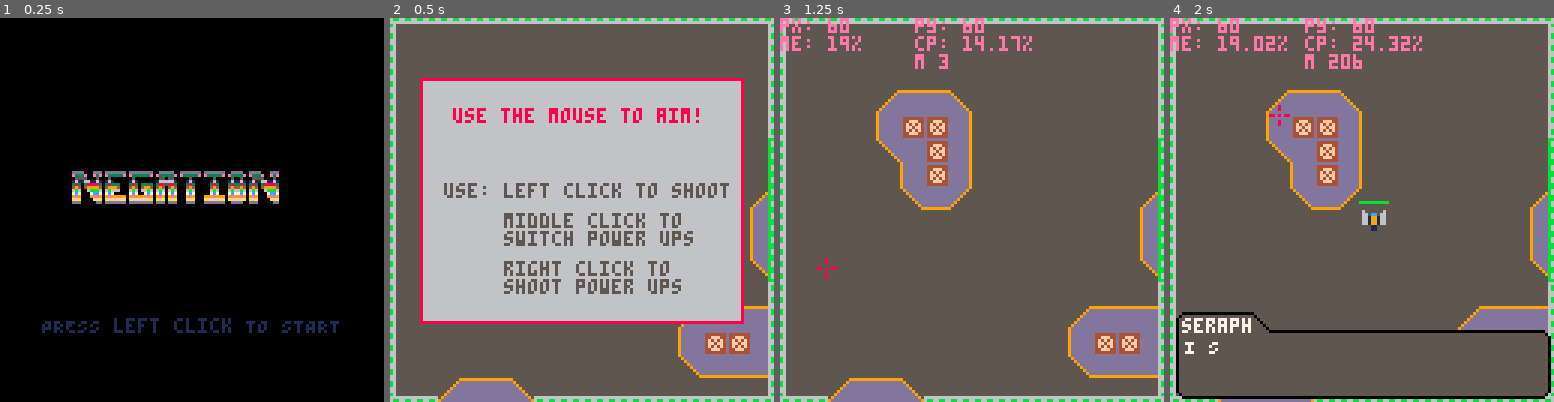
Above: before the commit, frames 1-4 (left to right).
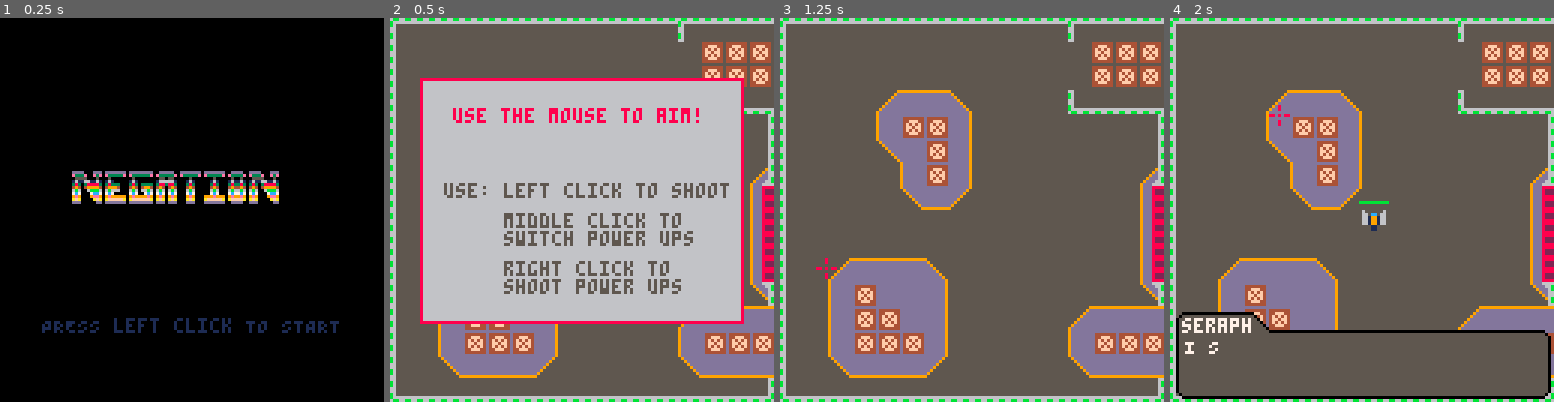
Above: after the commit, the same moments.

Repository: kbrewington/Negation
Game: PICO-8 cartridge negation.p8
The game is run twice, just before and just after one commit, with the same random seed, the same clock (stepped at 60 frames per second) and the same inputs.
Inputs (mouse positions are in pixels of both pictures, inside the frame that each line leads up to):
- Up to frame 1 (0.25 s): no input
- Up to frame 2 (0.5 s): tap X (X key) at 0.33 s
- Up to frame 3 (1.25 s): click (1060, 121) at 0.67 s; tap O (Z key) at 0.7 s; tap X (X key) at 1.07 s; click (826, 267) at 1.22 s
- Up to frame 4 (2 s): hold Right from 1.6 s (still down); tap O (Z key) at 1.7 s; click (1277, 114) at 1.77 s; tap X (X key) at 1.85 s

Frame 1 is identical in both runs. In frame 2, 9.4% of the frame differs, in the area x 0-100%, y 0-100%; in frame 3, 16%; in frame 4, 11%.

Commit message:
Added more sprites to level 1. Removed small amount of tokens. Fixed and made the doors more obvious.

Diff:
--- a/negation.p8
+++ b/negation.p8
@@ -116,41 +116,41 @@
 --============================= helper functions =============================--
 --============================================================================--
 function debug()
-  local debug_color = 14
-  local cpucolor = debug_color
-
-  print("px: " .. player.x, 0, 0, debug_color)
-  print("py: " .. player.y, 45, 0, debug_color)
-
-  print("me: " .. round((stat(0)/1024)*100, 2) .. "%", 0, 6, debug_color)
-  if stat(1) > 1 then cpucolor = 8 end --means we're not using all 30 draws (bad)
-  print("cp: " ..round(stat(1)*100, 2) .. "%", 45, 6, cpucolor)
-
-  print("m "..mget((stat(32) - 3)/8 + level_x, (stat(33) - 3)/8) + level_y, 45, 12, debug_color)
-  print("", 0, 12, debug_color)
-
-  if (spawn_time_start ~= nil) print(spawn_time_start - timers["spawn"], 0, 18, debug_color)
-  print("", 45, 18, debug_color)
+  -- local debug_color = 14
+  -- local cpucolor = debug_color
+  --
+  -- print("px: " .. player.x, 0, 0, debug_color)
+  -- print("py: " .. player.y, 45, 0, debug_color)
+  --
+  -- print("me: " .. round((stat(0)/1024)*100, 2) .. "%", 0, 6, debug_color)
+  -- if stat(1) > 1 then cpucolor = 8 end --means we're not using all 30 draws (bad)
+  -- print("cp: " ..round(stat(1)*100, 2) .. "%", 45, 6, cpucolor)
+  --
+  -- print("m "..mget((stat(32) - 3)/8 + level_x, (stat(33) - 3)/8) + level_y, 45, 12, debug_color)
+  -- print("", 0, 12, debug_color)
+  --
+  -- print(124+level_sx-((level_lvl-1)*127), 0, 18, debug_color)
+  -- print("", 45, 18, debug_color)
 end
 
 function gameflow()
   -- start game
   drawcontrols, wait.controls = true, true
-  level_sprites = { 239, 0, 0,
-                    239, 15*8, 0,
-                    238, 0*8, 15*8,
-                    238, 15*8, 15*8,
-
-                    235, 15*8, 5*8,
-                    235, 15*8, 6*8,
-                    235, 15*8, 7*8,
-                    235, 15*8, 8*8,
-                    235, 15*8, 9*8,
-                    235, 15*8, 10*8,
-
-                    255, 15*8, 12*8,
-                    255, 15*8, 13*8,
-                    255, 15*8, 14*8}
+  -- level_sprites = { 239, 0, 0,
+  --                   239, 15*8, 0,
+  --                   238, 0*8, 15*8,
+  --                   238, 15*8, 15*8,
+  --
+  --                   235, 15*8, 5*8,
+  --                   235, 15*8, 6*8,
+  --                   235, 15*8, 7*8,
+  --                   235, 15*8, 8*8,
+  --                   235, 15*8, 9*8,
+  --                   235, 15*8, 10*8,
+  --
+  --                   255, 15*8, 12*8,
+  --                   255, 15*8, 13*8,
+  --                   255, 15*8, 14*8}
   yield()
 
   drawcontrols, wait.controls = false, false
@@ -179,7 +179,7 @@
   seraph.text = "NICE WORK. THE DOOR SHOULD    OPEN NOW."
   yield()
 
-  wait.controls,open_door,level_change = true,true,true
+  wait.controls,level_change,open_door = true,true,true
   yield()
 
   wait.controls = false
@@ -206,6 +206,7 @@
   yield()
 
   -- start level 3
+  open_door = false
   fill_enemy_table(3, 90)
   spawn_time_start = 90
   init_tele_anim(boss(100, 60, 160, 3, 40))
@@ -227,10 +228,10 @@
 end
 
 -- http://lua-users.org/wiki/simpleround
-function round(num, numdecimalplaces)
-  local mult = 10^(numdecimalplaces or 0)
-  return flr(num * mult + 0.5) / mult
-end
+-- function round(num, numdecimalplaces)
+--   local mult = 10^(numdecimalplaces or 0)
+--   return flr(num * mult + 0.5) / mult
+-- end
 
 --https://gist.github.com/josefnpat/bfe4aaa5bbb44f572cd0
 -- function ceil(x) return -flr(-x) end
@@ -625,11 +626,11 @@
 
 function opendoor()
   if (doorh == nil) doorh = 1
-  rectfill(126+level_sx, 63+level_sy, 127+level_sx, 63-doorh+level_sy, 13)
-  rectfill(126+level_sx, 64+level_sy, 127+level_sx, 64+doorh+level_sy, 13)
-  if (doorh < 20) then
+  rectfill(124+level_sx-((level_lvl-1)*128), 71+level_sy, 131+level_sx-((level_lvl-1)*128), 71-doorh+level_sy, 13)
+  rectfill(124+level_sx-((level_lvl-1)*128), 72+level_sy, 131+level_sx-((level_lvl-1)*128), 72+doorh+level_sy, 13)
+  if (doorh < 13) then
     doorh += 0.5
-  elseif doorh == 20 then
+  elseif doorh == 13 then
      coresume(game)
      doorh += 1
   end
@@ -1194,7 +1195,7 @@
     else
       dropped = {}
       level_sprites = {}
-      open_door = false
+      --open_door = false
       level_sx, level_sy, level_x, level_y = 0, 0, level_transition[level_i+1], level_transition[level_i+2]
       wait.controls, move_map, level_change, coin.dropped = false, false, false, false
       level_lvl += 1
@@ -1460,17 +1461,17 @@
     -- run()
   end
 
-  if level_sprites ~= nil then
-    palt(5, true)
-    for i = 1, #level_sprites, 3 do
-      local x = level_sprites[i+1] + level_sx
-      local y = level_sprites[i+2] + level_sy
-      --spr_r(level_sprites[i], level_sprites[i+1] + level_sx, level_sprites[i+2] + level_sy, level_sprites[i+3], 1, 1)
-      spr(level_sprites[i], x, y)
-      --if x < 128 then del(level_sprites, ) end todo make this delete offscreen sprites
-    end
-  end
-  palt()
+  -- if level_sprites ~= nil then
+  --   palt(5, true)
+  --   for i = 1, #level_sprites, 3 do
+  --     local x = level_sprites[i+1] + level_sx
+  --     local y = level_sprites[i+2] + level_sy
+  --     --spr_r(level_sprites[i], level_sprites[i+1] + level_sx, level_sprites[i+2] + level_sy, level_sprites[i+3], 1, 1)
+  --     spr(level_sprites[i], x, y)
+  --     --if x < 128 then del(level_sprites, ) end todo make this delete offscreen sprites
+  --   end
+  -- end
+  -- palt()
 
   if (level_lvl == 1 and #boss_table == 0) spr(139, 228+level_sx, 56, 2, 2)
   --if (level_lvl == 2 and #boss_table == 0) spr(139, 100, 56, 2, 2)
@@ -1683,24 +1684,24 @@
 
 __gff__
 0001000000000101000000000000000000000000000000000000000000000000000000000001000000000000000000000000000000000000000000000100000000000000000000000000000000000000000000000000000000000000000000000000000000000000000000000000000000000000000000000000000000000000
-0000000000000000000000000000000000000000000000000000000000000000000000000000000000000000000001000000000000000000000000000000000000000002020202020002020000000000000202000200000000000002000000000000020000000000000000000000000000000000000000000000010100000000
+0000000000000000000000000000000000000000000000000000000000000000000000000000000000000000000001000000000000000000000000000000000000000002020202020002020000000000000202000200000000010002000000000000020000000000000001000000010000000000000000010100010100000001
 __map__
-feefefefefefefefefefefefefefeffffefafa03ccc5dbdbdbd4dbdbdbd4dbc3dcc1dcdce0e0e1f0f0f0f0f0f0f0f0f0f0e5f0e5f5f5f5f5f5f5f5f5f5f5f5f503e403d2d2d2d2d2000000000000000000000303f4f3f4f3f9f90303f403030303f400fc03d2d2d2030303e4ebd2d20303f30300000000000000000000000000
-fe0303030303030303030303030303fffefafa03ccc5dbd4dbdbd4dbd4dbc6dcdcdcdce0e1f0f0f0f0f1f0f0f0f0f1f0f0f0f5f5e5f5f5f6f5f5f5f5f5f5f5f5dac80303c8d2d2d20000000000000000000003f9c0c0f3f403c003030303030303f300d503030303030303e3e9d2d203cbf40300000000000000000000000000
-fe0303030303030303030303030303fffefafa03ccc4dbdbdbdbdbd4d4dbc3dcdcdce0dce0e1f0f0f0f0f0f0f0f0f0f0f0e5f0f5f5f5f5f5f5f5f5f6f5f5f5f50303e9e403d2d2d200000000000000000000c003030303f303030303030303f303c000dd03ced7f8e3e9f40303030303c0f40300000000000000000000000000
-fe030303cefdfdcf03030303030303fffefa0303ccdcc5d4dbd4dbdbdbc3c1dcdcdce0e1dcdcf0f0f0f0f0f0f1f0f0f0f0f0f5f5f5f5f5f5f5f5f5f5f5f5f5f5e3e303e303c803d20000000000000000000003030303030303030303030303f9f3f400ddddddf8f8e4c8f3cbc003030303030300000000000000000000000000
+eaefefefefefefefefefefefeaefefeffefafa03ccc5dbdbdbd4dbdbdbd4dbc3dcc1dcdce0e0e1f0f0f0f0f0f0f0f0f0f0e5f0e5f5f5f5f5f5f5f5f5f5f5f5f503e403d2d2d2d2d2000000000000000000000303f4f3f4f3f9f90303f403030303f400fc03d2d2d2030303e4ebd2d20303f30300000000000000000000000000
+fe030303030303030303030303fafafafefafa03ccc5dbd4dbdbd4dbd4dbc6dcdcdcdce0e1f0f0f0f0f1f0f0f0f0f1f0f0f0f5f5e5f5f5f6f5f5f5f5f5f5f5f5dac80303c8d2d2d20000000000000000000003f9c0c0f3f403c003030303030303f300d503030303030303e3e9d2d203cbf40300000000000000000000000000
+fe030303030303030303030303fafafafefafa03ccc4dbdbdbdbdbd4d4dbc3dcdcdce0dce0e1f0f0f0f0f0f0f0f0f0f0f0e5f0f5f5f5f5f5f5f5f5f6f5f5f5f50303e9e403d2d2d200000000000000000000c003030303f303030303030303f303c000dd03ced7f8e3e9f40303030303c0f40300000000000000000000000000
+fe030303cefdfdcf03030303d9eeeeeefefa0303ccdcc5d4dbd4dbdbdbc3c1dcdcdce0e1dcdcf0f0f0f0f0f0f1f0f0f0f0f0f5f5f5f5f5f5f5f5f5f5f5f5f5f5e3e303e303c803d20000000000000000000003030303030303030303030303f9f3f400ddddddf8f8e4c8f3cbc003030303030300000000000000000000000000
 fe030303cdfbfbfc03030303030303fffe030303ccdcc4cacacacacac3dcdcdcc1dcdce0dce0e1f0f0f1f0f0f0f0f0f0f0f0e5f5f5f6f5f5f5f5f5f5f5f5f5f5d2d2d2e90303e4e303030303030303f4f3f9030303030303030303f3f40303030303030303030303e3e403f903e4030303030300000000000000000000000000
 fe030303deddfbfc03030303030303fffe030303ccdcdcc1dcdcdcdcdcdcdcdcdcdcdcdce0e1f0f0f0f0f0f0f0f0f2f2f2f0f5f5f5f5f5f5f5f6f5f5f5f6f5f5d2d2d2e3e3e3e9e4030303030303030303030303f403030303f303030303030303030303030303030303030303e3030303030300000000000000000000000000
-fe03030303cdfbfc03030303030303fffe030303ccdcdcdcdcdcc1dcdcdcc1dcdcdcc1e0e1f0f0f0f0f0f0f0f0f2f2f2f2f2f2d0d0f5f5f5f5f5f5f5f5f5f5f5d2d2d2d2d2d2e3e303030303030303f4f3f9f303f303030303f40303030303c00303030303030303030303030303030303030300000000000000000000000000
-fe03030303deeddf03030303030303ce03030303ccdcdcdcdcdcdcdcdcdcdcdcdcd0d0d0f2d0d0f0f0f1f0f0d0f2f2f0f0f2d0d0f2d0d0f5f5f5f5f6f5f5f5f5d2d2d2d2d2d2e4e30303030303030300000003f3c00303c003f303f3f403030303c000f60303030303030303030303f9f3030300000000000000000000000000
-fe0303030303030303030303030303cd03030303d0d0d0c1dcdcdcdcc1d0d0d0f2d0f2d0d0f2d0d0d0f2d0d0f2d0f0f0f0f0f0e5d0f2d0f2d0d0f5f5f5f5f6f5d2d2d2d2d2d2c8030300005b5b000000000003c0f30303030303030303030303030300f60303030303030303030303fbfbfb0300000000000000000000000000
-fe0303030303030303030303030303cd03030303d0d0d0d0d0d0dcd0d0d0d0d0d0dce0e1e1f0d0f2f2d0f2d0f0f0f0f0f0e5f5f5f5f5f5d0d0d0d0f5f5f5f5f5c8e303e4e3e303e30000005b5b00000000000303f30303030303030303030303030300f6030303d20303030303e4030303cb0300000000000000000000000000
-fe0303030303030303030303030303de03030303ccdcd0d0d0d0d0d0d0dcdcdcdcdcdce0e0f0f0f0f0f0f0f0f0f0f0f0f0f0e5f5f5f5f5f5f5d0d0d0d0d0f5f503030303030303030000005b5b00000000000303030303030303f3f90303030303c000f6030303d2d203030303c8030303f30300000000000000000000000000
-fe0303030303030303030303030303fffe030303ccdcc1dcdcdcdcdcdcdcdcc1dcdce0e1f0f0e1f0f0f0f1f0f0f1f0f0f0e5f0f5f5f5f5f5f5f5d0d0d0d0d0d00303da03030303030300005b5b00000000000303030303030303f4c0cb03030303c000f603d2d2d2d2d20303e4e40303f4c00300000000000000000000000000
-fe0303030303030303030303cefdfdfdfe030303ccdcdcdcdcdcdcdcc1dcdcdcdcdcc1e0e1f0f0f0f0f0f0f0f0f0f0f0f0f0f5f5f5f5f6f5f5f6f5f5f5d0d0d0e3e403030303d2030300005b5b0000000000030303030303030303030303030303f300cd03d2d2d2d2d20303e9da0303f9030300000000000000000000000000
-fe0303030303030303030303cdfbfbddfefa0303ccdcdcdcc1dcdcdcdcdcdcdcdcdce0dce1f0f0f0f0f1f0f0f0f0f0f0f0e5f5e5f5f5f5f5f5f5f5f5f5f5f5f5030303d2d2d2d20300000000000000000000cbf4c0f3f303030303030303030303c000cd03d203d2d20303030303030303030300000000000000000000000000
-fe0303030303030303030303deedededfefafa03ccdcc1dcdcdcdcdcdcdcc1dcdcdce0e1f0f0e1f0f0f0f0f0f0f1f0f0f0f0e5f5f5f5f5f5f5f5f5f6f5f5f5f5030303000000000000000000000000000000c0cbc0cbf3030303f30303030303f3c000cd03d203d2d20303030303030303030300000000000000000000000000
-feeecefdfdcfeeeeeeeeeeeeeeeeeefffefafafaccdcdcdcdcdcdcdcc1dcdcdcdce0e0e1f0e1f0f0f0f0f1f0f0f0f0f0f0e5f5e5f5f5f5f6f5f5f5f5f5f5f5f500000000000000000000000000000000000003030303cbf3f40303f4f303f3cb0303e1cdd2d2d2d2d2e4cbf3f3f3f9e4f4030300000000000000000000000000
+fe03030303cdfbfc03030303030303f8fe030303ccdcdcdcdcdcc1dcdcdcc1dcdcdcc1e0e1f0f0f0f0f0f0f0f0f2f2f2f2f2f2d0d0f5f5f5f5f5f5f5f5f5f5f5d2d2d2d2d2d2e3e303030303030303f4f3f9f303f303030303f40303030303c00303030303030303030303030303030303030300000000000000000000000000
+fe03030303deeddf03030303030303ebec030303ccdcdcdcdcdcdcdcdcdcdcdcdcd0d0d0f2d0d0f0f0f1f0f0d0f2f2f0f0f2d0d0f2d0d0f5f5f5f5f6f5f5f5f5d2d2d2d2d2d2e4e30303030303030300000003f3c00303c003f303f3f403030303c000f60303030303030303030303f9f3030300000000000000000000000000
+fe0303030303030303030303030303ebec030303d0d0d0c1dcdcdcdcc1d0d0d0f2d0f2d0d0f2d0d0d0f2d0d0f2d0f0f0f0f0f0e5d0f2d0f2d0d0f5f5f5f5f6f5d2d2d2d2d2d2c8030300005b5b000000000003c0f30303030303030303030303030300f60303030303030303030303fbfbfb0300000000000000000000000000
+fe0303030303030303030303030303ebec030303d0d0d0d0d0d0dcd0d0d0d0d0d0dce0e1e1f0d0f2f2d0f2d0f0f0f0f0f0e5f5f5f5f5f5d0d0d0d0f5f5f5f5f5c8e303e4e3e303e30000005b5b00000000000303f30303030303030303030303030300f6030303d20303030303e4030303cb0300000000000000000000000000
+fe03cefdfdfdcf0303030303030303ebec030303ccdcd0d0d0d0d0d0d0dcdcdcdcdcdce0e0f0f0f0f0f0f0f0f0f0f0f0f0f0e5f5f5f5f5f5f5d0d0d0d0d0f5f503030303030303030000005b5b00000000000303030303030303f3f90303030303c000f6030303d2d203030303c8030303f30300000000000000000000000000
+fe03cdfbddddfc0303030303030303f7fe030303ccdcc1dcdcdcdcdcdcdcdcc1dcdce0e1f0f0e1f0f0f0f1f0f0f1f0f0f0e5f0f5f5f5f5f5f5f5d0d0d0d0d0d00303da03030303030300005b5b00000000000303030303030303f4c0cb03030303c000f603d2d2d2d2d20303e4e40303f4c00300000000000000000000000000
+fe03cdfbfbddfc0303030303cefdfdfdfe030303ccdcdcdcdcdcdcdcc1dcdcdcdcdcc1e0e1f0f0f0f0f0f0f0f0f0f0f0f0f0f5f5f5f5f6f5f5f6f5f5f5d0d0d0e3e403030303d2030300005b5b0000000000030303030303030303030303030303f300cd03d2d2d2d2d20303e9da0303f9030300000000000000000000000000
+fe03cdfbfbfbfc0303030303cdfbfbfbfefa0303ccdcdcdcc1dcdcdcdcdcdcdcdcdce0dce1f0f0f0f0f1f0f0f0f0f0f0f0e5f5e5f5f5f5f5f5f5f5f5f5f5f5f5030303d2d2d2d20300000000000000000000cbf4c0f3f303030303030303030303c000cd03d203d2d20303030303030303030300000000000000000000000000
+fe03deedededdf0303030303deedededfefafa03ccdcc1dcdcdcdcdcdcdcc1dcdcdce0e1f0f0e1f0f0f0f0f0f0f1f0f0f0f0e5f5f5f5f5f5f5f5f5f6f5f5f5f5030303000000000000000000000000000000c0cbc0cbf3030303f30303030303f3c000cd03d203d2d20303030303030303030300000000000000000000000000
+d9eeeeeeeeeeeeeeeeeeeeeeeeeeeee8fefafafaccdcdcdcdcdcdcdcc1dcdcdcdce0e0e1f0e1f0f0f0f0f1f0f0f0f0f0f0e5f5e5f5f5f5f6f5f5f5f5f5f5f5f500000000000000000000000000000000000003030303cbf3f40303f4f303f3cb0303e1cdd2d2d2d2d2e4cbf3f3f3f9e4f4030300000000000000000000000000
 0000000000e8e8e8e8e8e8e8e8e8e8e8e8e8e8e8e8e8e8d2d2d2d2d2d203030303e403d2d2d2d2d2000000000000000000000000000000005c5c5c5c5c5c5c5c000000000000000000000000000000000000e1e1e1e1e1e1e1e1e1e1e1e1e1e1e1e1000000000000000000000000000000000000000000000000000000000000
 0000000000d50303f7f8f8f8f8f703f6f8d503030303d8d2d2d203030303e303dac80303c8d2d2d200000000000000000000000000000000000000005c5c5c00000000000000000000000000000000000000e1e1e1e1e1e1e1e1e1e1e1e1e1e1e1e1000000000000000000000000000000000000000000000000000000000000
 0000000000d5030303f7f7f7f70303f6f6f503030303d8d2d2d2e9e303c803c80303e9e403d2d2d2000000000000000000000000000000000000000000000000000000000000000000000000000000000000e1e1e1e1e1e1e1e1e1e1e1e1e1e1e1e1000000000000000000000000000000000000000000000000000000000000
Not shown, changed: 24 lines of the sprite sheet (__gfx__) section of negation.p8
